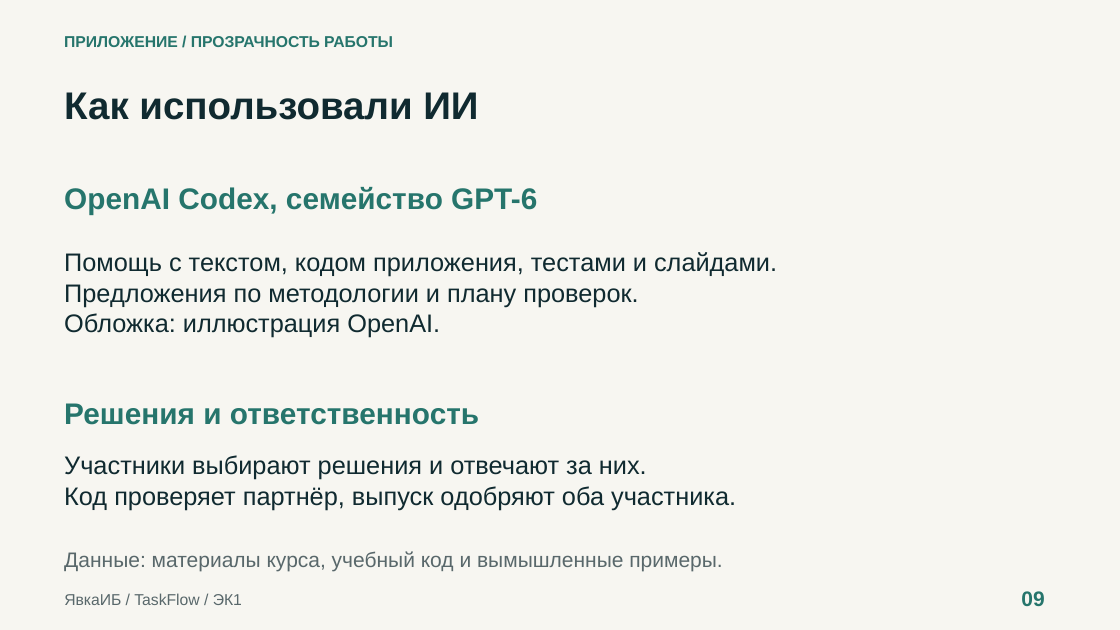
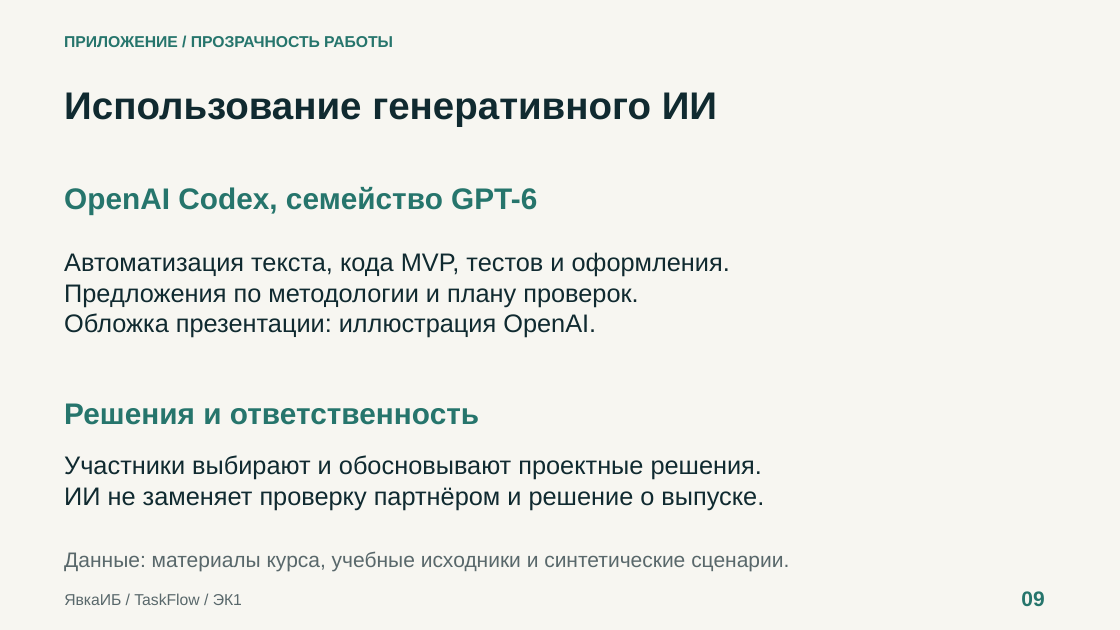
Before and after one commit to rbeketov/rbpo-yavkaib, a slide deck: slide 9 of presentation/taskflow-ek1.pptx. Drawn at 1120x630 pixels with LibreOffice and Linux fonts; fonts in the diff are those of the drawing. Boxes give left, top, right and bottom in pixels: in the first picture for what was removed or moved away, otherwise in the second. Text is boxed around its words. In the diff, an @@ line names an element or a change of style, - is before the commit and + after.

```diff
--- a/presentation/taskflow-ek1.pptx
+++ b/presentation/taskflow-ek1.pptx
@@ text at (64,92,717,127): text changed @@
-Как использовали ИИ
+Использование генеративного ИИ
@@ text at (64,252,730,277): text changed @@
-Помощь с текстом, кодом приложения, тестами и слайдами.
+Автоматизация текста, кода MVP, тестов и оформления.
@@ text at (64,313,596,338): text changed @@
-Обложка: иллюстрация OpenAI.
+Обложка презентации: иллюстрация OpenAI.
@@ text at (64,455,764,510): text changed @@
-Участники выбирают решения и отвечают за них.
-Код проверяет партнёр, выпуск одобряют оба участника.
+Участники выбирают и обосновывают проектные решения.
+ИИ не заменяет проверку партнёром и решение о выпуске.
@@ text at (64,551,789,572): text changed @@
-Данные: материалы курса, учебный код и вымышленные примеры.
+Данные: материалы курса, учебные исходники и синтетические сценарии.
```
Also in this commit, not shown: 6 other slides changed, 2 slides added, 2 slides removed, 4 other files.
